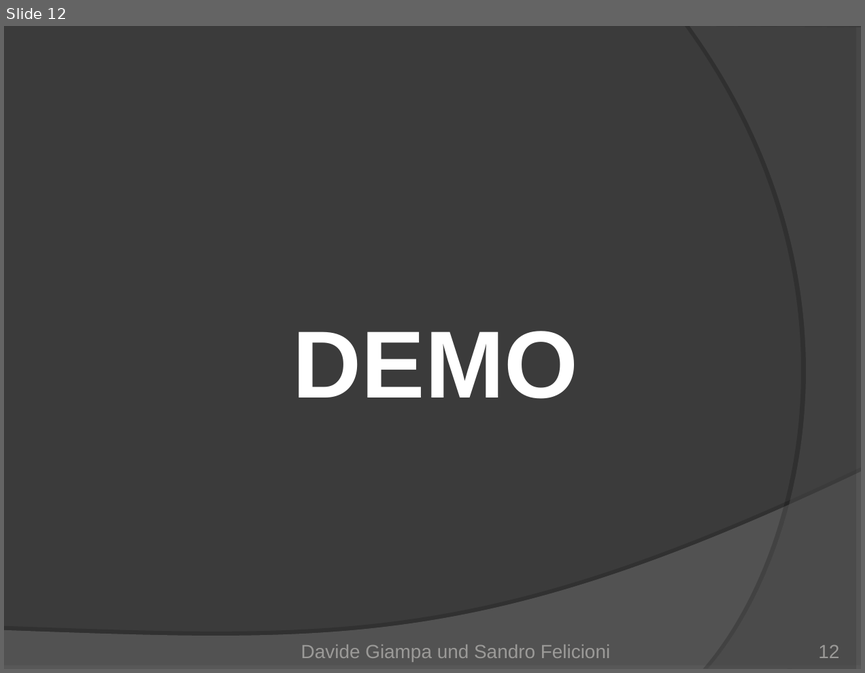
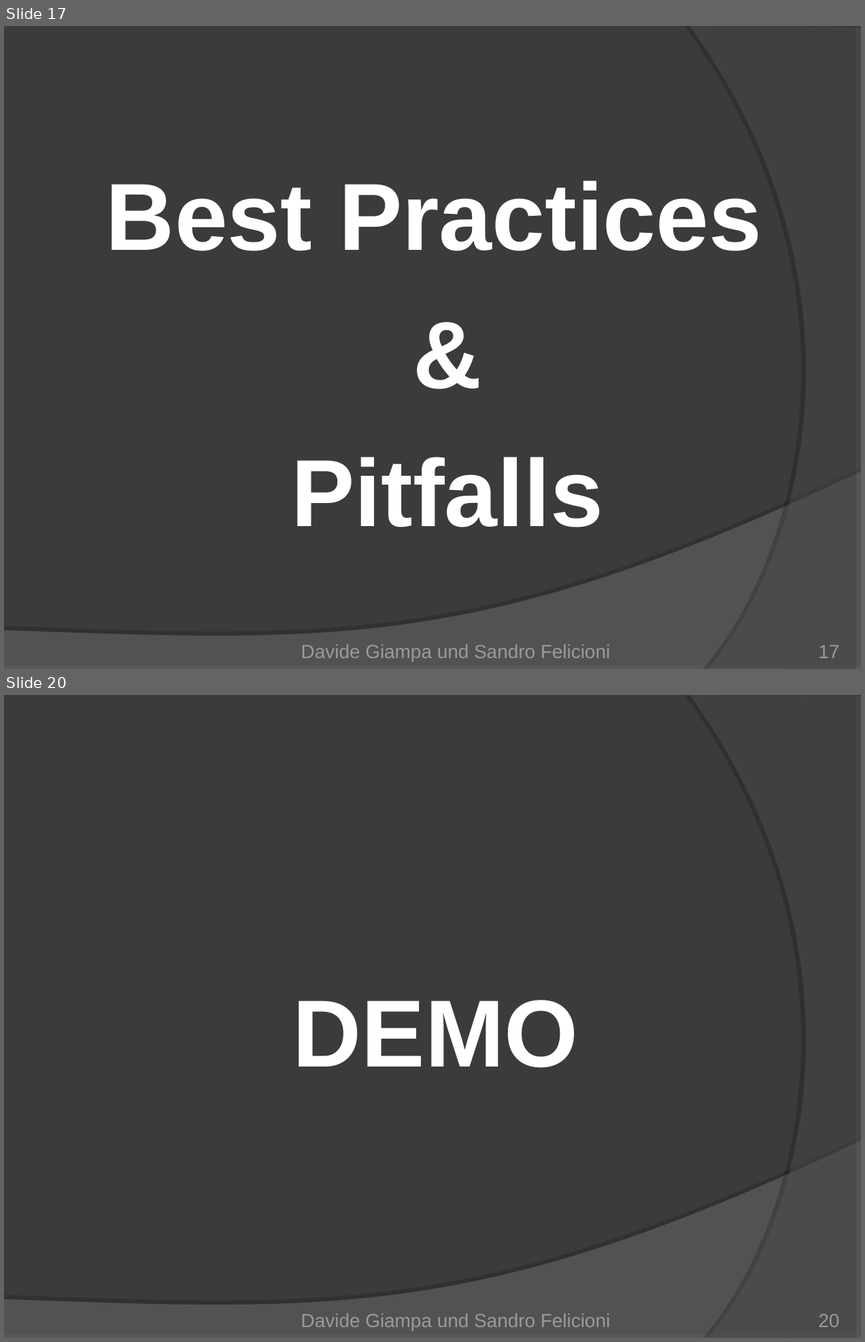
Before and after one commit to Mr-Slash/TrailDevils, a slide deck: doc/01_Project Management/TrailDevils-final.ppt. Shown one above the other, each under a label of ours: slide 12 before the commit, slides 17 and 20 after it; the slides between them are not shown. The pictures are 865x673 and 865x1342 pixels, drawn with LibreOffice and Linux fonts; fonts in the diff are those of the drawing. Boxes give left, top, right and bottom in pixels: in the first picture for what was removed or moved away, otherwise in the second. Text is boxed around its words. In the diff, an @@ line names an element or a change of style, - is before the commit and + after.

```diff
--- a/doc/01_Project Management/TrailDevils-final.ppt
+++ b/doc/01_Project Management/TrailDevils-final.ppt
@@ slide 17 added at (4,26,861,669), background #3B3B3B; not listed: 2 template elements that a slide beside it also shows @@
@@ text added at (106,180,762,527), 80 pt, text #FFFFFF, bold @@
+Best Practices
+&
+Pitfalls
@@ text added at (301,644,610,661), 16 pt, text #9B9A98 @@
+Davide Giampa und Sandro Felicioni
@@ page number added at (818,645,839,658), 16 pt, text #9B9A98 @@
+17
@@ what was slide 12 is now slide 20 @@
@@ page number at (818,1314,839,1327): text changed @@
-12
+20
```
Also in this commit, not shown: 11 slides changed, 8 other slides added.
